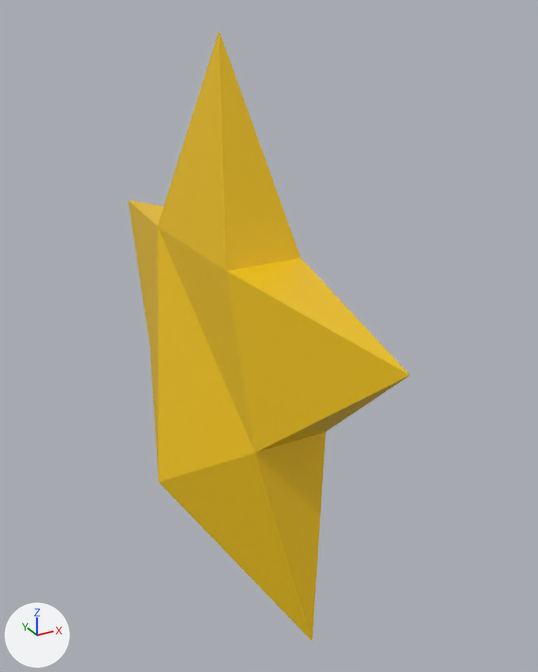
The Blender file DevRes/Models/LevelPegStar.blend, before and after one commit.
Rendered twice from a 50 mm lens placed at (-0.983, -2.105, 2.057), pointed at (0.111, -0.114, 1.062). Lighting does not change. The marker at lower left points along +X, +Y and +Z.
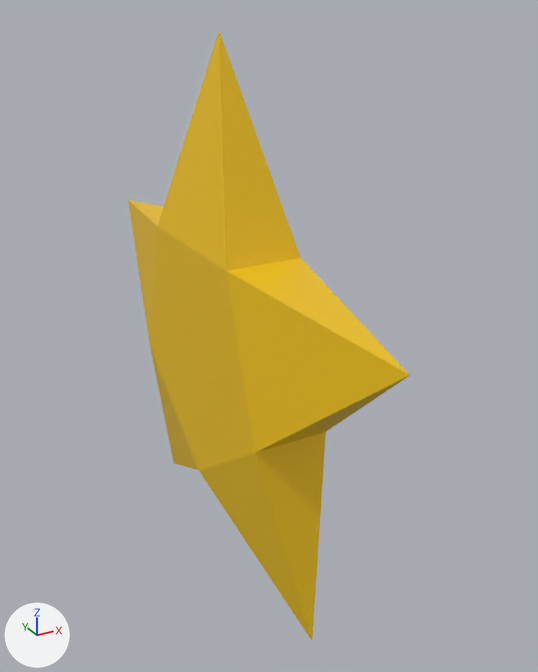
Commit message: Added glowing stars

Pixel boxes (x1, y1, x2, y2) of what changed, in the pictures (538 x 672 px):
'Cylinder.001', reshaped: before (128, 32, 410, 641); after (128, 32, 410, 640)

The edits, one by one:
me_cylinder_001 is used by ob_cylinder_001; location (0.0, 0.0, 1.0); rotation (-1.571, -1.257, -1.571), in degrees (-90, -72, -90); scale (1.0, 1.0, 0.267).
me_cylinder_001 had 15 vertices, 12 faces and spanned x -0.95..0.95, y -1.0..0.81, z -1.0..0.5.
me_cylinder_001 now has 15 vertices, 26 faces and spans x -0.95..0.95, y -1.0..0.81, z -0.43..0.5.
Part 1, on me_cylinder_001:
1 vertex is removed from x -0.44, y 0.14, z -1.0.
4 faces are deleted.
1 vertex is added at (-0.44, 0.14, -0.43).
18 new faces join them.
